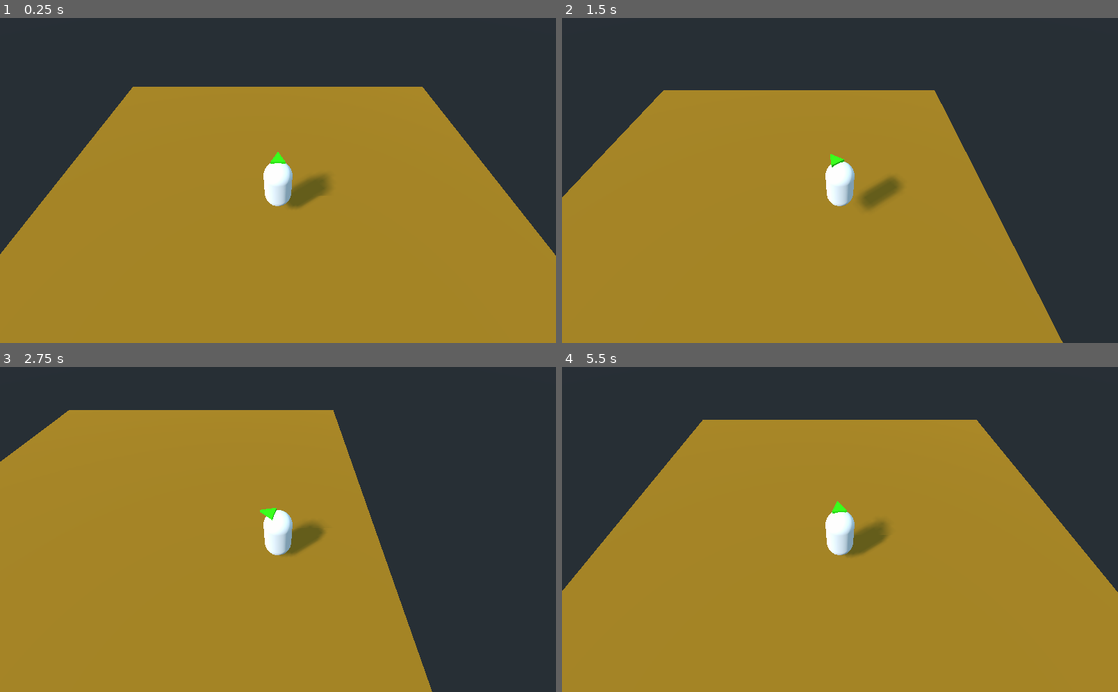
Above: before the commit, frames 1-4 (two rows, left to right).
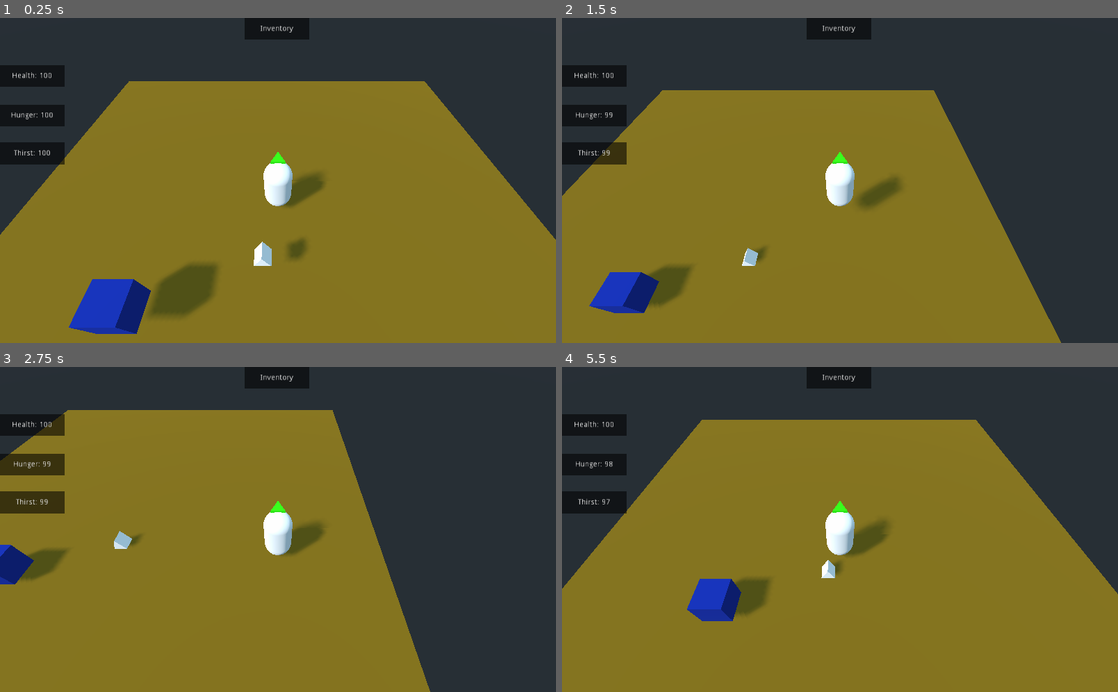
Above: after the commit, the same moments.

Repository: tjhosek/13-Final-Project
Game: Godot game, scene res://Scenes/TestWorld.tscn
Two runs of this game, one before a commit and one after it. Both use one fixed random seed, a clock stepped at 60 frames per second and the inputs below.
Inputs (mouse positions are in pixels of both pictures, inside the frame that each line leads up to):
- Up to frame 1 (0.25 s): no input
- Up to frame 2 (1.5 s): move the mouse to (962, 164) at 0.52 s; hold D (move_right) 0.53-1.28 s; click (962, 164) at 0.6 s; tap Space (jump) at 0.77 s; move the mouse to (728, 196) at 1.27 s; hold S (move_down) from 1.28 s (still down); click (728, 196) at 1.35 s
- Up to frame 3 (2.75 s): tap Space (jump) at 1.52 s; move the mouse to (333, 458) at 2.02 s; release S (move_down) at 2.03 s; hold D (move_right) from 2.03 s (still down); click (333, 458) at 2.1 s
- Up to frame 4 (5.5 s): move the mouse to (812, 594) at 2.77 s; release D (move_right) at 2.78 s; hold W (move_up) 2.78-3.53 s; click (812, 594) at 2.85 s; tap Space (jump) at 3.02, 3.77, 4.52 s; move the mouse to (1006, 578) at 3.52 s; hold A (move_left) 3.53-5.03 s; click (1006, 578) at 3.6 s; move the mouse to (673, 480) at 4.27 s; click (673, 480) at 4.35 s; move the mouse to (867, 529) at 5.02 s; hold S (move_down) from 5.03 s (still down); click (867, 529) at 5.1 s

The runs differ from the first frame. In frame 1, 71% of the frame differs, in the area x 0-100%, y 0-100%; in frame 2, 60%; in frame 3, 59%; in frame 4, 72%.

Commit message:
Updated player attributes

Diff:
--- /dev/null
+++ b/Project/Scenes/Item.tscn
@@ -0,0 +1,24 @@
+[gd_scene load_steps=5 format=2]
+
+[sub_resource type="PhysicsMaterial" id=4]
+
+[sub_resource type="SpatialMaterial" id=1]
+
+[sub_resource type="PrismMesh" id=2]
+material = SubResource( 1 )
+size = Vector3( 0.5, 0.5, 0.5 )
+
+[sub_resource type="ConvexPolygonShape" id=5]
+points = PoolVector3Array( 0, 0.25, 0.25, 0, 0.25, -0.25, 0, 0.25, 0.25, 0, 0.25, -0.25, -0.25, -0.25, 0.25, 0.25, -0.25, -0.25, 0.25, -0.25, 0.25, -0.25, -0.25, -0.25, 0, 0.25, 0.25, 0, 0.25, -0.25, 0, 0.25, -0.25, 0, 0.25, 0.25, 0.25, -0.25, 0.25, -0.25, -0.25, -0.25, 0.25, -0.25, -0.25, -0.25, -0.25, 0.25, -0.25, -0.25, 0.25, 0.25, -0.25, 0.25, -0.25, -0.25, -0.25, 0.25, -0.25, -0.25 )
+
+[node name="Item" type="RigidBody"]
+collision_layer = 4
+collision_mask = 3
+physics_material_override = SubResource( 4 )
+
+[node name="MeshInstance" type="MeshInstance" parent="."]
+mesh = SubResource( 2 )
+material/0 = null
+
+[node name="CollisionShape" type="CollisionShape" parent="."]
+shape = SubResource( 5 )
--- a/Project/Scenes/Player.tscn
+++ b/Project/Scenes/Player.tscn
@@ -20,6 +20,7 @@
 albedo_color = Color( 0.196078, 1, 0, 1 )
 
 [node name="Player" type="KinematicBody"]
+collision_layer = 2
 script = ExtResource( 1 )
 
 [node name="Body" type="CollisionShape" parent="."]
@@ -27,7 +28,7 @@
 shape = SubResource( 1 )
 
 [node name="Feet" type="CollisionShape" parent="."]
-transform = Transform( 1, 0, 0, 0, 1, 0, 0, 0, 1, 0, 0.277351, 0 )
+transform = Transform( 1, 0, 0, 0, 1, 0, 0, 0, 1, 0, 0.203143, 0 )
 shape = SubResource( 2 )
 
 [node name="MeshHolder" type="Spatial" parent="."]
@@ -46,7 +47,86 @@
 transform = Transform( 1, 0, 0, 0, 0.642788, 0.766044, 0, -0.766044, 0.642788, 0, 7.53209, 5.28557 )
 current = true
 
-[node name="RayCast" type="RayCast" parent="Camera"]
-enabled = true
-cast_to = Vector3( 0, 0, -20 )
-collide_with_areas = true
+[node name="Hud" type="Node2D" parent="."]
+
+[node name="ColorRect" type="ColorRect" parent="Hud"]
+anchor_right = 1.0
+anchor_bottom = 1.0
+margin_left = 450.0
+margin_right = 570.0
+margin_bottom = 40.0
+color = Color( 0, 0, 0, 0.572549 )
+__meta__ = {
+"_edit_group_": true
+}
+
+[node name="Title" type="Label" parent="Hud/ColorRect"]
+margin_right = 120.0
+margin_bottom = 40.0
+text = "Inventory"
+align = 1
+valign = 1
+
+[node name="ColorRect2" type="ColorRect" parent="Hud"]
+anchor_right = 1.0
+anchor_bottom = 1.0
+margin_left = -0.579712
+margin_top = 230.0
+margin_right = 119.42
+margin_bottom = 270.0
+color = Color( 0, 0, 0, 0.572549 )
+__meta__ = {
+"_edit_group_": true
+}
+
+[node name="Thirst" type="Label" parent="Hud/ColorRect2"]
+margin_right = 120.0
+margin_bottom = 40.0
+text = "Thirst"
+align = 1
+valign = 1
+
+[node name="ColorRect3" type="ColorRect" parent="Hud"]
+anchor_right = 1.0
+anchor_bottom = 1.0
+margin_left = -0.579712
+margin_top = 160.0
+margin_right = 119.42
+margin_bottom = 200.0
+color = Color( 0, 0, 0, 0.572549 )
+__meta__ = {
+"_edit_group_": true
+}
+
+[node name="Hunger" type="Label" parent="Hud/ColorRect3"]
+margin_right = 120.0
+margin_bottom = 40.0
+text = "Hunger"
+align = 1
+valign = 1
+
+[node name="ColorRect4" type="ColorRect" parent="Hud"]
+anchor_right = 1.0
+anchor_bottom = 1.0
+margin_left = -0.579712
+margin_top = 87.1694
+margin_right = 119.42
+margin_bottom = 127.169
+color = Color( 0, 0, 0, 0.572549 )
+__meta__ = {
+"_edit_group_": true
+}
+
+[node name="Health" type="Label" parent="Hud/ColorRect4"]
+margin_right = 120.0
+margin_bottom = 40.0
+text = "Health:"
+align = 1
+valign = 1
+
+[node name="Inventory" type="Node" parent="Hud"]
+
+[node name="AttributeTimer" type="Timer" parent="."]
+process_mode = 0
+one_shot = true
+autostart = true
--- /dev/null
+++ b/Project/Scenes/TestItem.tscn
@@ -0,0 +1,22 @@
+[gd_scene load_steps=4 format=2]
+
+[sub_resource type="SpatialMaterial" id=1]
+albedo_color = Color( 0.0156863, 0.14902, 0.603922, 1 )
+
+[sub_resource type="CubeMesh" id=2]
+material = SubResource( 1 )
+size = Vector3( 1, 1, 1 )
+
+[sub_resource type="ConvexPolygonShape" id=3]
+points = PoolVector3Array( -0.5, 0.5, 0.5, 0.5, 0.5, -0.5, 0.5, 0.5, 0.5, -0.5, 0.5, -0.5, -0.5, -0.5, 0.5, 0.5, -0.5, -0.5, 0.5, -0.5, 0.5, -0.5, -0.5, -0.5, 0.5, 0.5, 0.5, -0.5, 0.5, -0.5, 0.5, 0.5, -0.5, -0.5, 0.5, 0.5, 0.5, -0.5, 0.5, -0.5, -0.5, -0.5, 0.5, -0.5, -0.5, -0.5, -0.5, 0.5, 0.5, 0.5, 0.5, -0.5, -0.5, 0.5, -0.5, 0.5, 0.5, 0.5, -0.5, 0.5, 0.5, 0.5, -0.5, -0.5, -0.5, -0.5, -0.5, 0.5, -0.5, 0.5, -0.5, -0.5 )
+
+[node name="TestItem" type="RigidBody"]
+collision_layer = 4
+collision_mask = 3
+
+[node name="MeshInstance" type="MeshInstance" parent="."]
+mesh = SubResource( 2 )
+material/0 = null
+
+[node name="CollisionShape" type="CollisionShape" parent="."]
+shape = SubResource( 3 )
--- a/Project/Scenes/TestWorld.tscn
+++ b/Project/Scenes/TestWorld.tscn
@@ -1,21 +1,25 @@
-[gd_scene load_steps=5 format=2]
+[gd_scene load_steps=7 format=2]
 
 [ext_resource path="res://Scenes/Player.tscn" type="PackedScene" id=1]
+[ext_resource path="res://Scenes/Item.tscn" type="PackedScene" id=2]
+[ext_resource path="res://Scenes/TestItem.tscn" type="PackedScene" id=3]
 
-[sub_resource type="PlaneMesh" id=1]
+[sub_resource type="CubeMesh" id=1]
+size = Vector3( 20, 1, 20 )
 
 [sub_resource type="SpatialMaterial" id=2]
-albedo_color = Color( 0.619608, 0.443137, 0.0588235, 1 )
+albedo_color = Color( 0.494118, 0.384314, 0.0196078, 1 )
 
-[sub_resource type="BoxShape" id=3]
-extents = Vector3( 10, 0.1, 10 )
+[sub_resource type="ConvexPolygonShape" id=3]
+points = PoolVector3Array( -10, 0.5, 10, 10, 0.5, -10, 10, 0.5, 10, -10, 0.5, -10, -10, -0.5, 10, 10, -0.5, -10, 10, -0.5, 10, -10, -0.5, -10, 10, 0.5, 10, -10, 0.5, -10, 10, 0.5, -10, -10, 0.5, 10, 10, -0.5, 10, -10, -0.5, -10, 10, -0.5, -10, -10, -0.5, 10, 10, 0.5, 10, -10, -0.5, 10, -10, 0.5, 10, 10, -0.5, 10, 10, 0.5, -10, -10, -0.5, -10, -10, 0.5, -10, 10, -0.5, -10 )
 
 [node name="TestWorld" type="Spatial"]
 
 [node name="Floor" type="StaticBody" parent="."]
+collision_mask = 14
 
 [node name="MeshInstance" type="MeshInstance" parent="Floor"]
-transform = Transform( 10, 0, 0, 0, 10, 0, 0, 0, 10, -0.0187387, -0.0221109, 0.00672865 )
+transform = Transform( 1, 0, 0, 0, 1, 0, 0, 0, 1, -0.0772085, -0.114052, 0.0196962 )
 mesh = SubResource( 1 )
 material/0 = SubResource( 2 )
 
@@ -28,3 +32,9 @@
 
 [node name="Player" parent="." instance=ExtResource( 1 )]
 transform = Transform( 1, 0, 0, 0, 1, 0, 0, 0, 1, 0, 0.973036, 0 )
+
+[node name="Item3" parent="." instance=ExtResource( 2 )]
+transform = Transform( 1, 0, 0, 0, 1, 0, 0, 0, 1, -0.431706, 2.0953, 2.7031 )
+
+[node name="TestItem" parent="." instance=ExtResource( 3 )]
+transform = Transform( 1, 0, 0, 0, 1, 0, 0, 0, 1, -4, 2, 4 )
--- /dev/null
+++ b/Project/Scripts/Item.gd
@@ -0,0 +1,13 @@
+extends Area
+
+# Declare member variables here. Examples:
+# var a = 2
+# var b = "text"
+
+# Called when the node enters the scene tree for the first time.
+func _ready():
+	pass # Replace with function body.
+
+# Called every frame. 'delta' is the elapsed time since the previous frame.
+#func _process(delta):
+#	pass
--- a/Project/Scripts/Player.gd
+++ b/Project/Scripts/Player.gd
@@ -7,17 +7,63 @@
 var mouse_pos = null
 var from = null
 var to = null
-var result = null
+var result = {}
 
+# Movement vars
 var gravity = Vector3.DOWN * 12
 var speed = 4
 var jump_speed = 6
 var spin = .1
 var jump = false
-
 var velocity = Vector3()
 
-onready var raycast = $Camera/RayCast
+# In Game Statistics
+var hp = float(100) # Health. If this reaches 0 the player dies
+var hunger = float(100) # Hunger. Higher hunger values means more health regen. Lower values means less health regen and other effects
+var thirst = float(100) # Thirst. Similar to hunger. Decreases faster, easier to replenish
+var money = 0 # Money the player has. Used for bartering if we add that.
+var materials = 0 # Materials for crafting, repair, etc
+# Note about base rates: MUST be decimals. Fractions do not work for some reason
+var base_hp_regen = .25 # Per timer iteration
+var base_hunger_rate = -.25 # Per timer iteration
+var base_thirst_rate = -.5 # Per timer iteration
+var hp_mod = 1 # Modifications from things like hunger, thirst, bleed etc.
+var hunger_mod = 1
+var thirst_mod = 1
+
+# Dynamic Containers. Player attributes that can change durring gameplay
+var effects = {} # Effects the player may be expereincing. Stuctured as string name:[(attribute1,value1),(attribute2,value2)...]
+var inventory = [] # Player's Inventory. List of nodes
+var goals = [] #Each goal has the following attributes
+
+# Static Containers. Player attributes that will not change during gameplay
+
+
+# HUD elements
+onready var hp_label = $Hud/ColorRect4/Health
+onready var hunger_label = $Hud/ColorRect3/Hunger
+onready var thirst_label = $Hud/ColorRect2/Thirst
+
+# Nodes
+onready var attribute_timer = $AttributeTimer
+
+class effect:
+	enum {ADD,MULTIPLY,SET}
+#	var attributes = []
+#	var length = -1
+#	var title = ''
+	func _init(n:String,l:=-1,a := []):
+		var attributes = a
+		var length = l
+		var title = n
+
+	func apply_effect():
+		for attribute in self.attributes:
+			attribute[0] += attribute[1]
+		self.length -= 1
+
+	func end_effect():
+		pass
 
 func _physics_process(delta):
 	space_state = get_world().get_direct_space_state()
@@ -30,6 +76,34 @@
 	move_and_slide(velocity, Vector3.UP)
 	if jump and is_on_floor():
 		velocity.y = jump_speed
+
+	# Updating values
+	if attribute_timer.is_stopped():
+		hp += base_hp_regen*hp_mod
+		hunger += base_hunger_rate*hunger_mod
+		thirst += base_thirst_rate*thirst_mod
+		attribute_timer.start()
+
+	if hp > 100:
+		hp = 100
+
+	if hunger > 100:
+		hunger = 100
+	elif hunger < 0:
+		hunger = 0
+
+	if thirst > 100:
+		thirst = 100
+	elif thirst < 0:
+		thirst = 0
+
+	# Updating HUD
+	hp_label.text = 'Health: '+str(int(hp))
+	hunger_label.text = 'Hunger: '+str(int(hunger))
+	thirst_label.text = 'Thirst: '+str(int(thirst))
+
+func _process(delta):
+	pass
 
 func get_input():
 	var vy = velocity.y
@@ -46,10 +120,13 @@
 	jump = false
 	if Input.is_action_just_pressed("jump"):
 		jump = true
+	if Input.is_action_just_pressed("left_click"):
+		print(hp,hunger,thirst)
 
 func _unhandled_input(event):
-	if event is InputEventMouseMotion and space_state:
-		if result:
-			var dir = translation.angle_to(result['position'])
-			$MeshHolder.rotation.y = dir
-			print(dir)
+#	if event is InputEventMouseMotion and space_state:
+#		if result:
+#			print(result['position'],translation)
+#			var dir = translation.angle_to(result['position'])
+#			$MeshHolder.rotation.y = diar
+	pass
--- a/Project/project.godot
+++ b/Project/project.godot
@@ -57,6 +57,13 @@
  ]
 }
 
+[layer_names]
+
+3d_physics/layer_1="Environment"
+3d_physics/layer_2="Player"
+3d_physics/layer_3="Pickups"
+3d_physics/layer_4="Interactible"
+
 [physics]
 
 3d/physics_engine="GodotPhysics"
